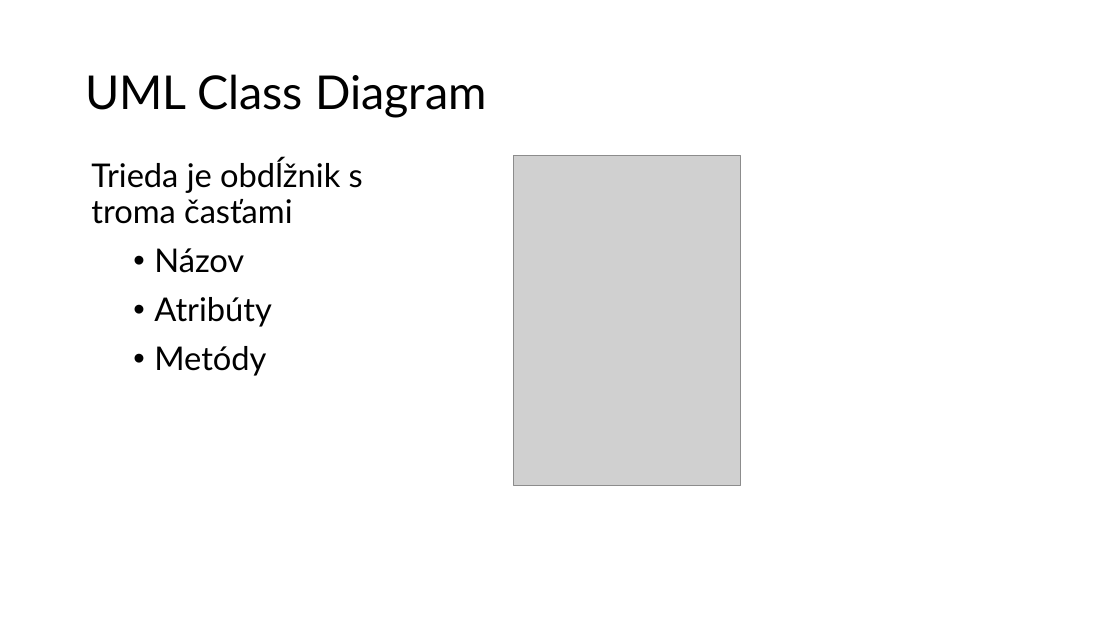
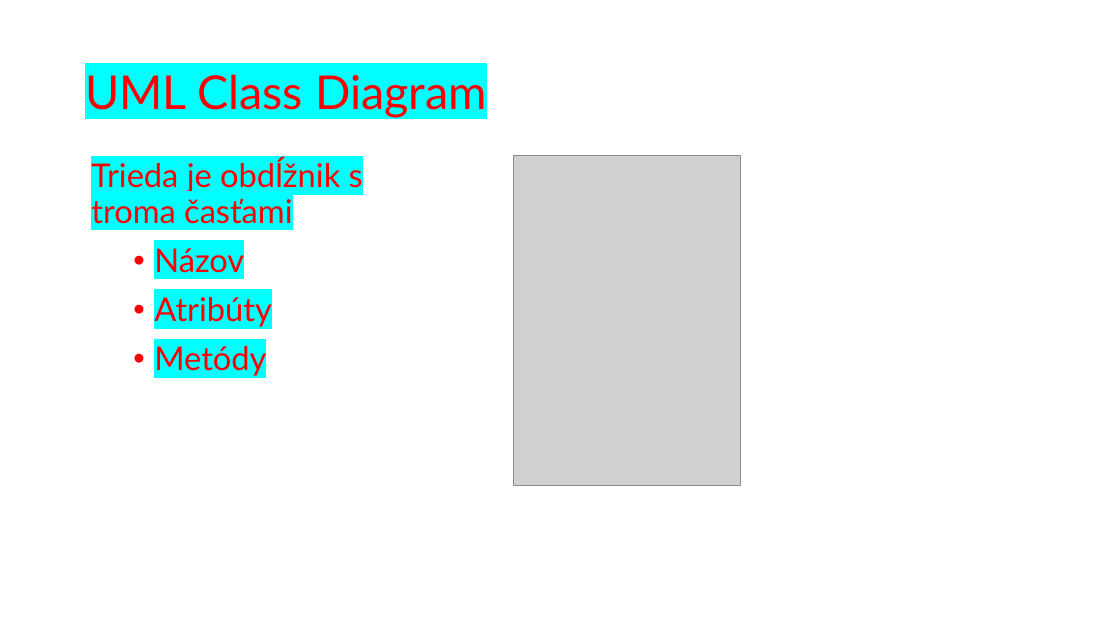
Before and after one commit to wagjo/oop, a slide deck: slide 5 of prezentacie/t04w.pptx. Drawn at 1120x630 pixels with LibreOffice and Linux fonts; fonts in the diff are those of the drawing; grey boxes stand for pictures. Boxes give left, top, right and bottom in pixels: in the first picture for what was removed or moved away, otherwise in the second. Text is boxed around its words. In the diff, an @@ line names an element or a change of style, - is before the commit and + after.

```diff
--- a/prezentacie/t04w.pptx
+++ b/prezentacie/t04w.pptx
@@ title "UML Class Diagram" at [85, 74, 487, 118]: text colour #000000 to #FF0000, highlight none to #00FFFF @@
@@ text "Trieda je obdĺžnik s troma ..." at [91, 158, 363, 376]: text colour #000000 to #FF0000, highlight none to #00FFFF @@
```
Also in this commit, not shown: 5 other slides changed, 2 other files.
